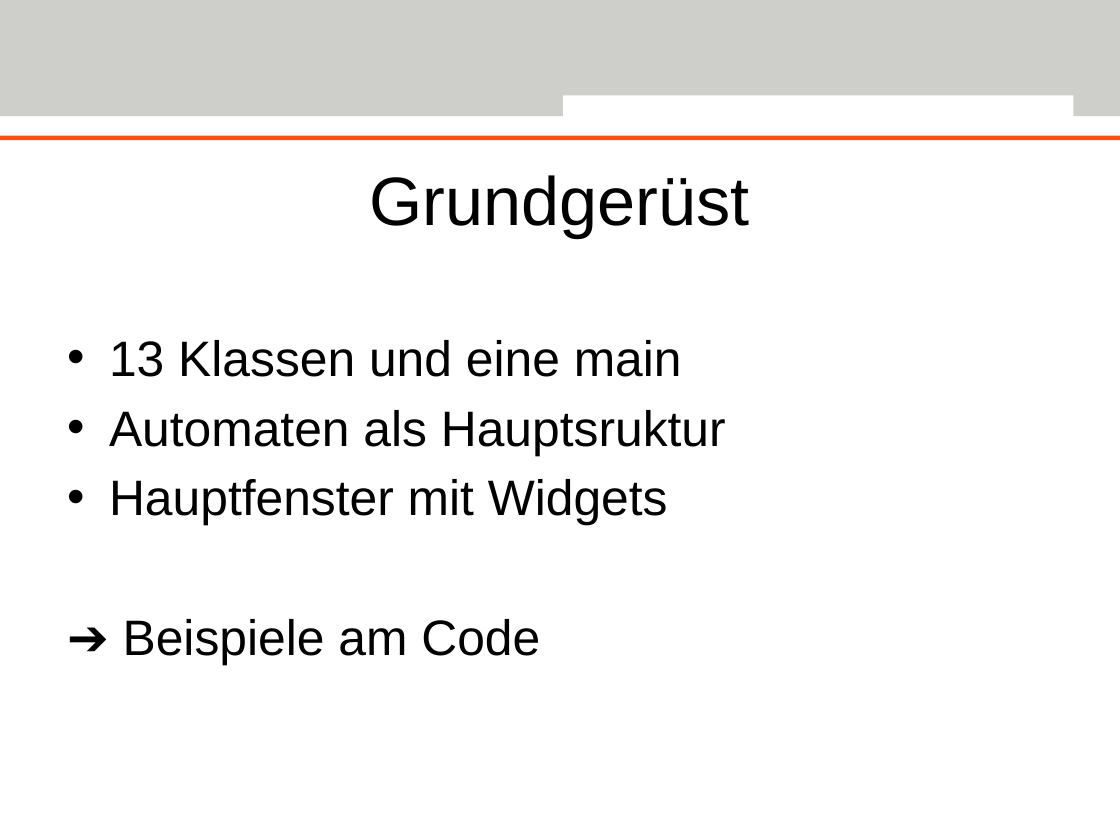
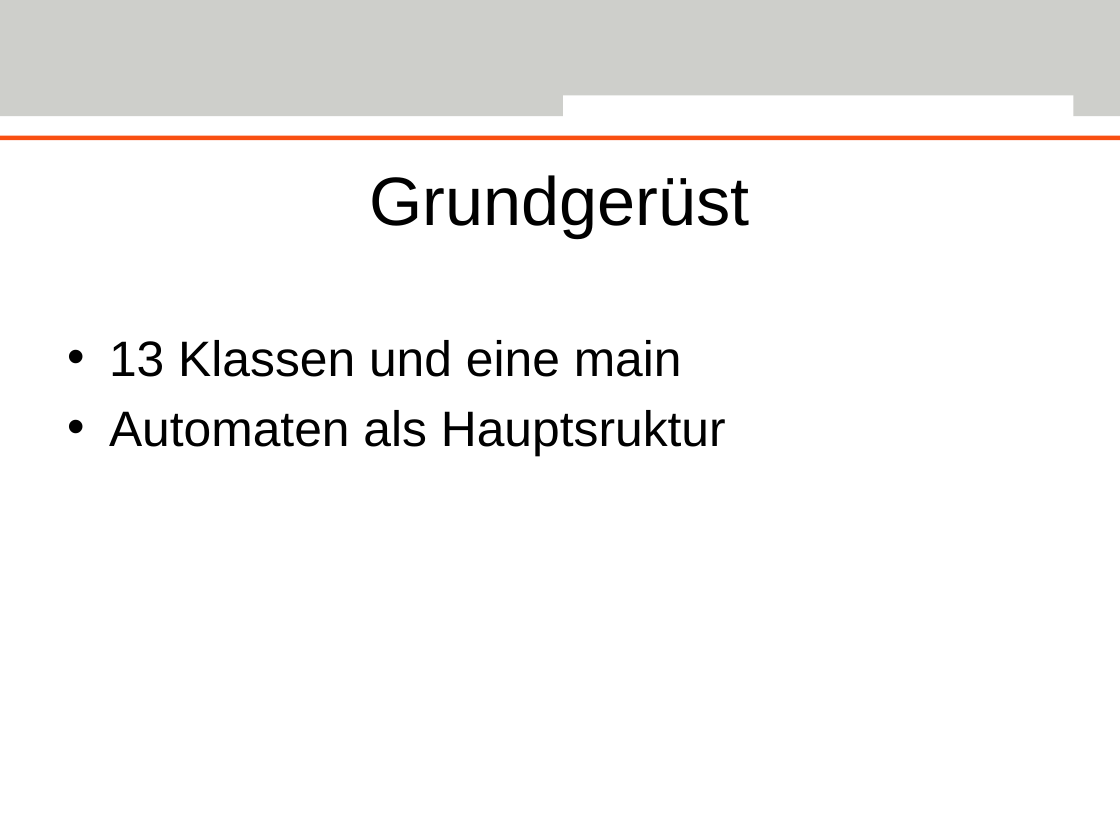
Before and after one commit to Deltachi/Tally_Teamproject, a slide deck: slide 17 of documents/presentation/TallyFinal.pptx (slide 16 before the commit). Drawn at 1120x840 pixels with LibreOffice and Linux fonts; fonts in the diff are those of the drawing; background and template pictures are left out. Boxes give left, top, right and bottom in pixels: in the first picture for what was removed or moved away, otherwise in the second. Text is boxed around its words. In the diff, an @@ line names an element or a change of style, - is before the commit and + after.

```diff
--- a/documents/presentation/TallyFinal.pptx
+++ b/documents/presentation/TallyFinal.pptx
@@ text at (x1=109, y1=479, x2=668, y2=665): paragraphs removed @@
-• Hauptfenster mit Widgets
-➔ Beispiele am Code
```
Also in this commit, not shown: 1 other slide changed, 4 slides added, 5 other files.
